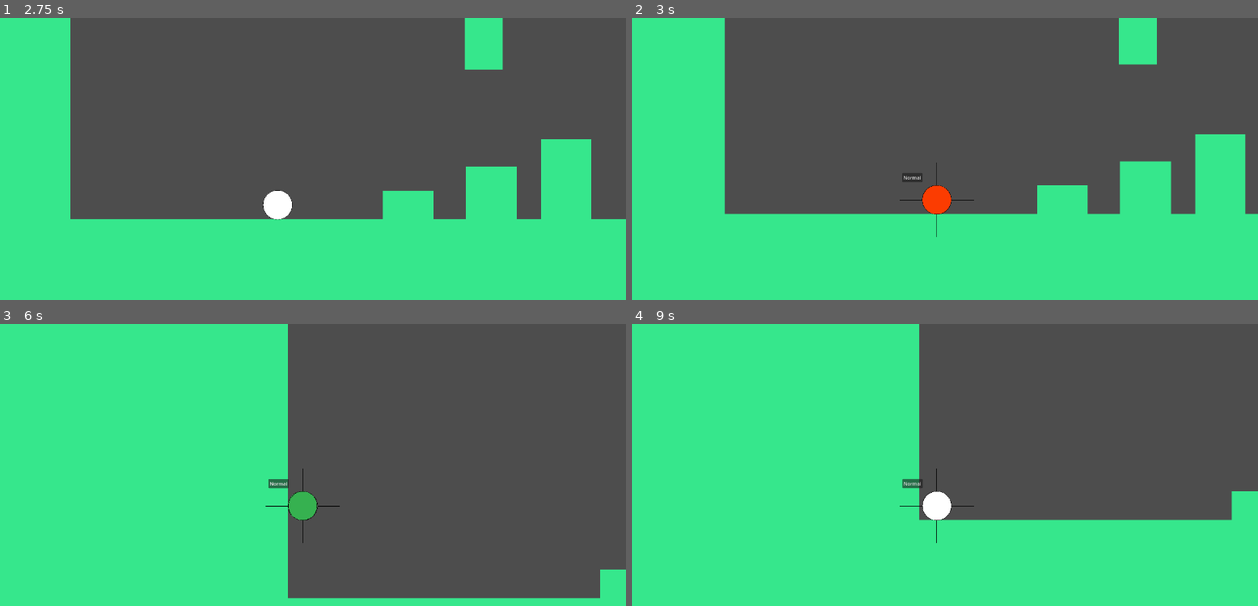
Above: before the commit, frames 1-4 (two rows, left to right).
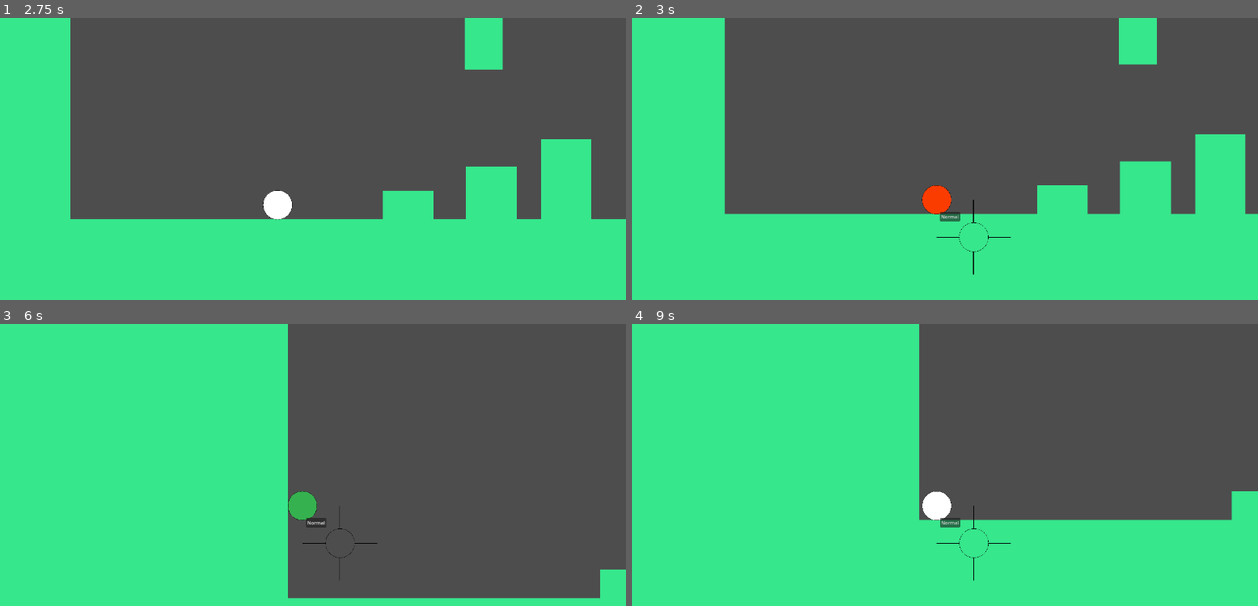
Above: after the commit, the same moments.

Repository: DaPizzaGod/tsa-game
Game: Godot game, scene res://scenes/levels/level.tscn
The game is run twice, just before and just after one commit, with the same random seed, the same clock (stepped at 60 frames per second) and the same inputs.
Inputs (mouse positions are in pixels of both pictures, inside the frame that each line leads up to):
- Up to frame 1 (2.75 s): move the mouse to (444, 181) at 0.52 s; hold D (right) 0.53-2.03 s; tap Middle mouse button (other special action) at 0.6 s; tap W (jump) at 0.77, 1.52 s; move the mouse to (175, 218) at 1.27 s; click (175, 218) at 1.35 s; move the mouse to (369, 119) at 2.02 s; hold A (left) from 2.03 s (still down); right-click (369, 119) at 2.1 s
- Up to frame 2 (3 s): move the mouse to (901, 271) at 2.77 s; release A (left) at 2.78 s; hold D (right) from 2.78 s (still down); tap Shift (switch mode) at 2.85 s
- Up to frame 3 (6 s): tap W (jump) at 3.02, 3.77, 4.52 s; move the mouse to (494, 560) at 3.52 s; tap Middle mouse button (other special action) at 3.6 s; move the mouse to (106, 450) at 4.27 s; release D (right) at 4.28 s; hold A (left) 4.28-5.03 s; click (106, 450) at 4.35 s; move the mouse to (331, 504) at 5.02 s; hold D (right) 5.03-5.78 s; right-click (331, 504) at 5.1 s; move the mouse to (206, 414) at 5.77 s; hold A (left) from 5.78 s (still down); tap Shift (switch mode) at 5.85 s
- Up to frame 4 (9 s): tap W (jump) at 6.02, 6.77, 7.52 s; move the mouse to (1076, 487) at 6.52 s; tap Middle mouse button (other special action) at 6.6 s; move the mouse to (807, 524) at 7.27 s; release A (left) at 7.28 s; hold D (right) from 7.28 s (still down); click (807, 524) at 7.35 s; move the mouse to (1001, 425) at 8.02 s; right-click (1001, 425) at 8.1 s; move the mouse to (901, 577) at 8.77 s; tap Shift (switch mode) at 8.85 s

Frame 1 is identical in both runs. In frame 2, 0.3% of the frame differs, in the area x 42-61%, y 51-92%; in frame 3, 0.3%; in frame 4, 0.3%.

Commit message:
Revert "fixed position"
This reverts commit 9a8e030536d97f0cef7de93e3a3dde3ace9cd770.

Diff:
--- a/scenes/ui/switch_mode_menu.tscn
+++ b/scenes/ui/switch_mode_menu.tscn
@@ -12,17 +12,15 @@
 
 [node name="TextureRect" type="TextureRect" parent="."]
 layout_mode = 1
-offset_left = -121.99999
-offset_top = -122.99999
-offset_right = 2339.0
-offset_bottom = 2346.0
+offset_right = 2461.0
+offset_bottom = 2469.0
 scale = Vector2(0.1, 0.1)
 texture = ExtResource("1_c5hrv")
 
 [node name="Button" type="Button" parent="."]
 layout_mode = 1
-offset_left = -112.0
-offset_top = -89.0
-offset_right = -45.0
-offset_bottom = -58.0
+offset_left = 12.0
+offset_top = 40.0
+offset_right = 79.0
+offset_bottom = 71.0
 text = "Normal"
